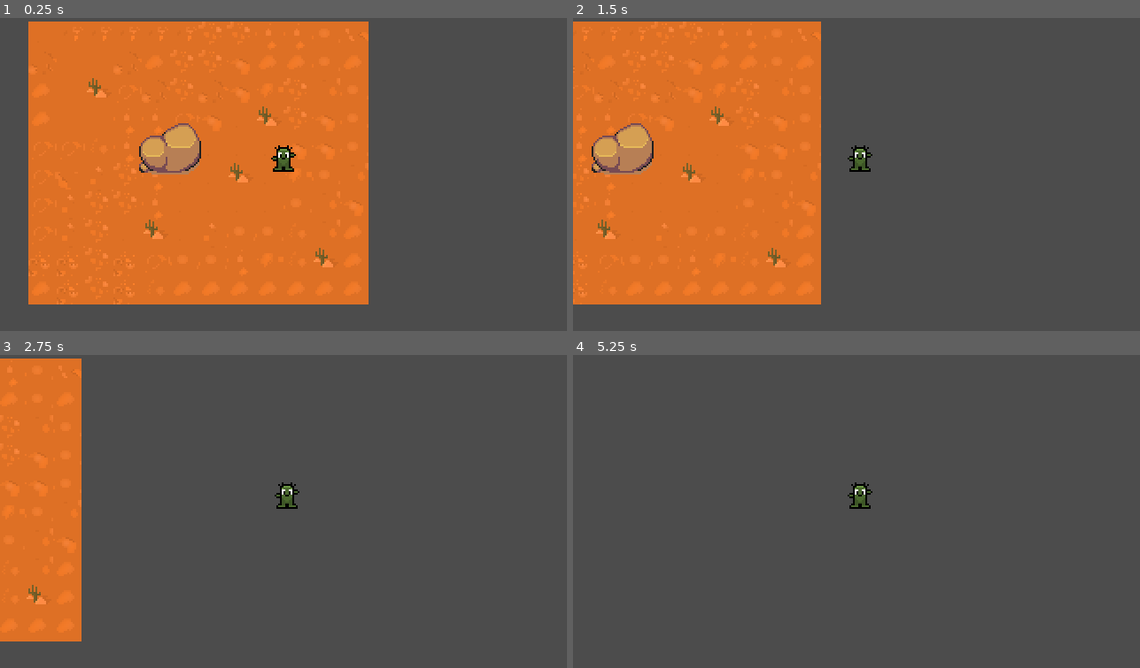
Above: before the commit, frames 1-4 (two rows, left to right).
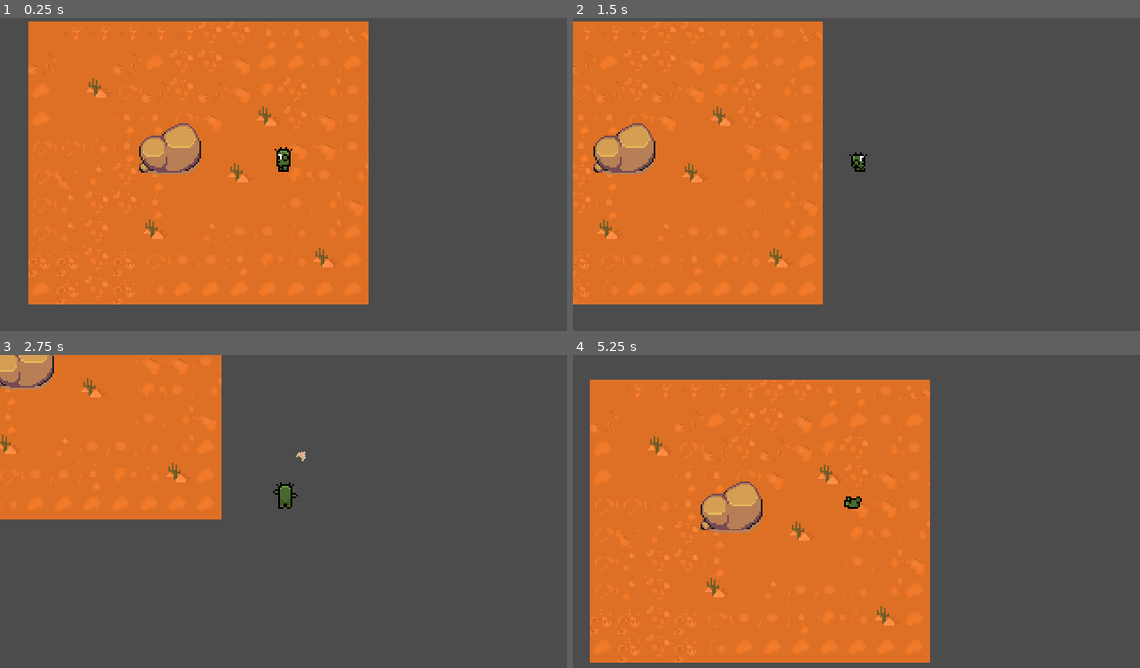
Above: after the commit, the same moments.

Repository: dsp125/CactusGame
Game: Godot game, scene res://World.tscn
Two runs of this game, one before a commit and one after it. Both use one fixed random seed, a clock stepped at 60 frames per second and the inputs below.
Inputs (mouse positions are in pixels of both pictures, inside the frame that each line leads up to):
- Up to frame 1 (0.25 s): no input
- Up to frame 2 (1.5 s): tap Enter at 0.5 s; move the mouse to (981, 161) at 0.52 s; press the mouse at (981, 161) at 0.53 s; hold Right (ui_right) 0.53-1.28 s; tap Space (ui_roll) at 0.6 s; move the mouse to (743, 193) at 1.27 s; release the mouse at (743, 193) at 1.28 s; hold Down (ui_down) from 1.28 s (still down); click (743, 193) at 1.35 s
- Up to frame 3 (2.75 s): tap Space (ui_roll) at 1.55, 2.1 s; move the mouse to (340, 442) at 2.02 s; release Down (ui_down) at 2.03 s; press the mouse at (340, 442) at 2.03 s; hold Right (ui_right) from 2.03 s (still down)
- Up to frame 4 (5.25 s): move the mouse to (828, 577) at 2.77 s; release Right (ui_right) at 2.78 s; release the mouse at (828, 577) at 2.78 s; hold Up (ui_up) 2.78-3.53 s; click (828, 577) at 2.85 s; tap Space (ui_roll) at 3.05, 3.6, 4.55, 5.1 s; move the mouse to (1026, 561) at 3.52 s; press the mouse at (1026, 561) at 3.53 s; hold Left (ui_left) 3.53-5.03 s; move the mouse to (686, 467) at 4.27 s; release the mouse at (686, 467) at 4.28 s; click (686, 467) at 4.35 s; move the mouse to (884, 514) at 5.02 s; press the mouse at (884, 514) at 5.03 s; hold Down (ui_down) from 5.03 s (still down)

The runs differ from the first frame. In frame 1, 0.1% of the frame differs, in the area x 47-53%, y 40-50%; in frame 2, 1.4%; in frame 3, 20%; in frame 4, 54%, in the area x 2-63%, y 7-99%.

Commit message:
Thorn Attack and Mouse controls

Diff:
--- /dev/null
+++ b/Hitboxes/Projectiles/Scripts/Thorn.gd
@@ -0,0 +1,27 @@
+extends Area2D
+
+export var speed = 200
+var direction = Vector2.ZERO
+
+func _physics_process(delta):
+	direction = Vector2.RIGHT.rotated(rotation)
+	global_position += direction * speed * delta
+
+
+func destroy():
+	queue_free()
+
+
+func _on_Area2D_area_entered(area):
+	print(area)
+	pass # Replace with function body.
+
+
+func _on_Area2D_body_entered(body):
+	print(body)
+	pass # Replace with function body.
+
+
+func _on_VisibilityNotifier2D_screen_exited():
+	print("leaving")
+	pass # Replace with function body.
--- /dev/null
+++ b/Hitboxes/Projectiles/Thorn.tscn
@@ -0,0 +1,24 @@
+[gd_scene load_steps=4 format=2]
+
+[ext_resource path="res://Sprites/TempThorn.png" type="Texture" id=1]
+[ext_resource path="res://Hitboxes/Projectiles/Scripts/Thorn.gd" type="Script" id=2]
+
+[sub_resource type="CircleShape2D" id=1]
+radius = 3.0
+
+[node name="Area2D" type="Area2D"]
+script = ExtResource( 2 )
+
+[node name="Sprite" type="Sprite" parent="."]
+texture = ExtResource( 1 )
+flip_h = true
+
+[node name="CollisionShape2D" type="CollisionShape2D" parent="."]
+shape = SubResource( 1 )
+
+[node name="VisibilityNotifier2D" type="VisibilityNotifier2D" parent="."]
+scale = Vector2( 0.3, 0.3 )
+
+[connection signal="area_entered" from="." to="." method="_on_Area2D_area_entered"]
+[connection signal="body_entered" from="." to="." method="_on_Area2D_body_entered"]
+[connection signal="screen_exited" from="VisibilityNotifier2D" to="." method="_on_VisibilityNotifier2D_screen_exited"]
--- a/Player/Player.gd
+++ b/Player/Player.gd
@@ -3,19 +3,26 @@
 const ACCEL = 400
 const MAX_SPD = 60
 const ROLL_SPEED = 75
+const ATTACK_SPEED = 45
 const FRICTION = 500
 
 var velocity = Vector2.ZERO
-var roll_vector = Vector2.DOWN
+var prev_vector = Vector2.DOWN #USED TO SAVE LAST FACING DIRECTION
+var direction_vector = get_global_mouse_position() - position
 
+#Scenes instantiated via player script
+export var REF_THORN = preload("res://Hitboxes/Projectiles/Thorn.tscn")
+
+#Animation Controllers
 onready var animationPlayer = $AnimationPlayer
 onready var animationTree = $AnimationTree
 onready var animationState = animationTree.get("parameters/playback")
+onready var thornSpawn = $ThornSpawn
 
 enum PlayerStates{
 	MOVE,
 	ROLL,
-	ATTACK
+	SHOOT
 }
 
 var state = PlayerStates.MOVE
@@ -28,41 +35,92 @@
 		PlayerStates.ROLL:
 			roll_state(delta)
 
-		PlayerStates.ATTACK:
-			pass
+		PlayerStates.SHOOT:
+			shoot_state(delta)
 
 func move_state(delta):
+	var input_vector = Vector2.ZERO
+	direction_vector = get_global_mouse_position() - position
+	input_vector.x = Input.get_action_strength("ui_right") - Input.get_action_strength("ui_left")
+	input_vector.y = Input.get_action_strength("ui_down") - Input.get_action_strength("ui_up")
+	input_vector = input_vector.normalized()
+
+	if input_vector != Vector2.ZERO:
+		prev_vector = input_vector
+		animationTree.set("parameters/Idle/blend_position", direction_vector)
+		animationTree.set("parameters/Walk/blend_position", direction_vector)
+		animationState.travel("Walk")
+		velocity = velocity.move_toward(input_vector * MAX_SPD, ACCEL * FRICTION * delta)
+
+	else:
+		animationTree.set("parameters/Idle/blend_position", direction_vector)
+		animationState.travel("Idle")
+		velocity = velocity.move_toward(Vector2.ZERO, FRICTION*delta)
+
+	move()
+
+	if Input.is_action_just_pressed("ui_roll"):
+		animationTree.set("parameters/Roll/blend_position", direction_vector)
+		state = PlayerStates.ROLL
+
+	if Input.is_action_pressed("ui_attack"):
+		if input_vector != Vector2.ZERO:
+			animationTree.set("parameters/AttackWalk/blend_position", input_vector)
+		else:
+			animationTree.set("parameters/AttackIdle/blend_position", direction_vector)
+		state = PlayerStates.SHOOT
+
+# ROLLING
+func roll_state(_delta):
+	velocity = prev_vector * ROLL_SPEED
+	animationState.travel("Roll")
+	move()
+
+func roll_animation_finished():
+	state = PlayerStates.MOVE
+
+# SHOOTING THORNS
+func shoot_thorn():
+	print("shooting thorn")
+	if REF_THORN:
+		var thorn = REF_THORN.instance()
+		get_tree().current_scene.add_child(thorn)
+		thorn.global_position = thornSpawn.global_position
+		thorn.rotation = direction_vector.angle()
+
+		#var thorn_rotation
+
+func shoot_state(_delta):
+	direction_vector = get_global_mouse_position() - position
 	var input_vector = Vector2.ZERO
 	input_vector.x = Input.get_action_strength("ui_right") - Input.get_action_strength("ui_left")
 	input_vector.y = Input.get_action_strength("ui_down") - Input.get_action_strength("ui_up")
 	input_vector = input_vector.normalized()
 
 	if input_vector != Vector2.ZERO:
-		roll_vector = input_vector
-		animationTree.set("parameters/Idle/blend_position", input_vector)
-		animationTree.set("parameters/Walk/blend_position", input_vector)
-		animationTree.set("parameters/Roll/blend_position", input_vector)
-		animationState.travel("Walk")
-		velocity = velocity.move_toward(input_vector * MAX_SPD, ACCEL * FRICTION * delta)
+		prev_vector = input_vector
+		animationTree.set("parameters/AttackIdle/blend_position", direction_vector)
+		animationTree.set("parameters/AttackWalk/blend_position", direction_vector)
+		animationTree.set("parameters/Roll/blend_position", direction_vector)
+		animationTree.set("parameters/Idle/blend_position", direction_vector)
+		animationTree.set("parameters/Walk/blend_position", direction_vector)
+		animationState.travel("AttackWalk")
+		velocity = velocity.move_toward(input_vector * ATTACK_SPEED, ACCEL * FRICTION * _delta)
 
 	else:
-		animationState.travel("Idle")
-		velocity = velocity.move_toward(Vector2.ZERO, FRICTION*delta)
+		animationTree.set("parameters/AttackIdle/blend_position", direction_vector)
+		animationState.travel("AttackIdle")
+		velocity = velocity.move_toward(Vector2.ZERO, FRICTION*_delta)
 
 	move()
 
 	if Input.is_action_just_pressed("ui_roll"):
-		animationTree.set("parameters/Roll/blend_position", roll_vector)
+		animationTree.set("parameters/Roll/blend_position", direction_vector)
 		state = PlayerStates.ROLL
 
+	if Input.is_action_just_released("ui_attack"):
+		state = PlayerStates.MOVE
 
-func roll_state(_delta):
-	velocity = roll_vector * ROLL_SPEED
-	animationState.travel("Roll")
-	move()
-
-func roll_animation_finished():
-	state = PlayerStates.MOVE
-
+# UPDATE PLAYER POSITION
 func move():
 	velocity = move_and_slide(velocity)
--- a/Player/Player.tscn
+++ b/Player/Player.tscn
@@ -402,6 +402,7 @@
 [sub_resource type="Animation" id=53]
 resource_name = "ThornDown"
 length = 0.6
+loop = true
 tracks/0/type = "value"
 tracks/0/path = NodePath("Sprite:frame")
 tracks/0/interp = 1
@@ -413,11 +414,41 @@
 "transitions": PoolRealArray( 1, 1, 1, 1, 1, 1 ),
 "update": 1,
 "values": [ 181, 182, 183, 184, 185, 186 ]
+}
+tracks/1/type = "method"
+tracks/1/path = NodePath(".")
+tracks/1/interp = 1
+tracks/1/loop_wrap = true
+tracks/1/imported = false
+tracks/1/enabled = true
+tracks/1/keys = {
+"times": PoolRealArray( 0.1, 0.4 ),
+"transitions": PoolRealArray( 1, 1 ),
+"values": [ {
+"args": [  ],
+"method": "shoot_thorn"
+}, {
+"args": [  ],
+"method": "shoot_thorn"
+} ]
+}
+tracks/2/type = "value"
+tracks/2/path = NodePath("ThornSpawn:position")
+tracks/2/interp = 1
+tracks/2/loop_wrap = true
+tracks/2/imported = false
+tracks/2/enabled = true
+tracks/2/keys = {
+"times": PoolRealArray( 0 ),
+"transitions": PoolRealArray( 1 ),
+"update": 1,
+"values": [ Vector2( 0, -4 ) ]
 }
 
 [sub_resource type="Animation" id=54]
 resource_name = "ThornIdleDown"
 length = 0.6
+loop = true
 tracks/0/type = "value"
 tracks/0/path = NodePath("Sprite:frame")
 tracks/0/interp = 1
@@ -429,11 +460,41 @@
 "transitions": PoolRealArray( 1, 1, 1, 1, 1, 1 ),
 "update": 1,
 "values": [ 226, 227, 228, 229, 230, 231 ]
+}
+tracks/1/type = "method"
+tracks/1/path = NodePath(".")
+tracks/1/interp = 1
+tracks/1/loop_wrap = true
+tracks/1/imported = false
+tracks/1/enabled = true
+tracks/1/keys = {
+"times": PoolRealArray( 0.1, 0.4 ),
+"transitions": PoolRealArray( 1, 1 ),
+"values": [ {
+"args": [  ],
+"method": "shoot_thorn"
+}, {
+"args": [  ],
+"method": "shoot_thorn"
+} ]
+}
+tracks/2/type = "value"
+tracks/2/path = NodePath("ThornSpawn:position")
+tracks/2/interp = 1
+tracks/2/loop_wrap = true
+tracks/2/imported = false
+tracks/2/enabled = true
+tracks/2/keys = {
+"times": PoolRealArray( 0 ),
+"transitions": PoolRealArray( 1 ),
+"update": 1,
+"values": [ Vector2( 0, -4 ) ]
 }
 
 [sub_resource type="Animation" id=55]
 resource_name = "ThornIdleRight"
 length = 0.6
+loop = true
 tracks/0/type = "value"
 tracks/0/path = NodePath("Sprite:frame")
 tracks/0/interp = 1
@@ -445,11 +506,41 @@
 "transitions": PoolRealArray( 1, 1, 1, 1, 1, 1 ),
 "update": 1,
 "values": [ 217, 218, 219, 220, 221, 222 ]
+}
+tracks/1/type = "method"
+tracks/1/path = NodePath(".")
+tracks/1/interp = 1
+tracks/1/loop_wrap = true
+tracks/1/imported = false
+tracks/1/enabled = true
+tracks/1/keys = {
+"times": PoolRealArray( 0.1, 0.4 ),
+"transitions": PoolRealArray( 1, 1 ),
+"values": [ {
+"args": [  ],
+"method": "shoot_thorn"
+}, {
+"args": [  ],
+"method": "shoot_thorn"
+} ]
+}
+tracks/2/type = "value"
+tracks/2/path = NodePath("ThornSpawn:position")
+tracks/2/interp = 1
+tracks/2/loop_wrap = true
+tracks/2/imported = false
+tracks/2/enabled = true
+tracks/2/keys = {
+"times": PoolRealArray( 0 ),
+"transitions": PoolRealArray( 1 ),
+"update": 1,
+"values": [ Vector2( 6, -10 ) ]
 }
 
 [sub_resource type="Animation" id=56]
 resource_name = "ThornIdleUp"
 length = 0.6
+loop = true
 tracks/0/type = "value"
 tracks/0/path = NodePath("Sprite:frame")
 tracks/0/interp = 1
@@ -461,11 +552,41 @@
 "transitions": PoolRealArray( 1, 1, 1, 1, 1, 1 ),
 "update": 1,
 "values": [ 235, 236, 237, 238, 239, 240 ]
+}
+tracks/1/type = "method"
+tracks/1/path = NodePath(".")
+tracks/1/interp = 1
+tracks/1/loop_wrap = true
+tracks/1/imported = false
+tracks/1/enabled = true
+tracks/1/keys = {
+"times": PoolRealArray( 0.1, 0.4 ),
+"transitions": PoolRealArray( 1, 1 ),
+"values": [ {
+"args": [  ],
+"method": "shoot_thorn"
+}, {
+"args": [  ],
+"method": "shoot_thorn"
+} ]
+}
+tracks/2/type = "value"
+tracks/2/path = NodePath("ThornSpawn:position")
+tracks/2/interp = 1
+tracks/2/loop_wrap = true
+tracks/2/imported = false
+tracks/2/enabled = true
+tracks/2/keys = {
+"times": PoolRealArray( 0 ),
+"transitions": PoolRealArray( 1 ),
+"update": 1,
+"values": [ Vector2( 0, -15 ) ]
 }
 
 [sub_resource type="Animation" id=57]
 resource_name = "ThornLeft"
 length = 0.6
+loop = true
 tracks/0/type = "value"
 tracks/0/path = NodePath("Sprite:frame")
 tracks/0/interp = 1
@@ -477,11 +598,41 @@
 "transitions": PoolRealArray( 1, 1, 1, 1, 1, 1 ),
 "update": 1,
 "values": [ 190, 191, 192, 193, 194, 195 ]
+}
+tracks/1/type = "method"
+tracks/1/path = NodePath(".")
+tracks/1/interp = 1
+tracks/1/loop_wrap = true
+tracks/1/imported = false
+tracks/1/enabled = true
+tracks/1/keys = {
+"times": PoolRealArray( 0.1, 0.4 ),
+"transitions": PoolRealArray( 1, 1 ),
+"values": [ {
+"args": [  ],
+"method": "shoot_thorn"
+}, {
+"args": [  ],
+"method": "shoot_thorn"
+} ]
+}
+tracks/2/type = "value"
+tracks/2/path = NodePath("ThornSpawn:position")
+tracks/2/interp = 1
+tracks/2/loop_wrap = true
+tracks/2/imported = false
+tracks/2/enabled = true
+tracks/2/keys = {
+"times": PoolRealArray( 0 ),
+"transitions": PoolRealArray( 1 ),
+"update": 1,
+"values": [ Vector2( -6, -10 ) ]
 }
 
 [sub_resource type="Animation" id=58]
 resource_name = "ThornLeftIdle"
 length = 0.6
+loop = true
 tracks/0/type = "value"
 tracks/0/path = NodePath("Sprite:frame")
 tracks/0/interp = 1
@@ -493,11 +644,41 @@
 "transitions": PoolRealArray( 1, 1, 1, 1, 1, 1 ),
 "update": 1,
 "values": [ 208, 209, 210, 211, 212, 213 ]
+}
+tracks/1/type = "method"
+tracks/1/path = NodePath(".")
+tracks/1/interp = 1
+tracks/1/loop_wrap = true
+tracks/1/imported = false
+tracks/1/enabled = true
+tracks/1/keys = {
+"times": PoolRealArray( 0.1, 0.4 ),
+"transitions": PoolRealArray( 1, 1 ),
+"values": [ {
+"args": [  ],
+"method": "shoot_thorn"
+}, {
+"args": [  ],
+"method": "shoot_thorn"
+} ]
+}
+tracks/2/type = "value"
+tracks/2/path = NodePath("ThornSpawn:position")
+tracks/2/interp = 1
+tracks/2/loop_wrap = true
+tracks/2/imported = false
+tracks/2/enabled = true
+tracks/2/keys = {
+"times": PoolRealArray( 0 ),
+"transitions": PoolRealArray( 1 ),
+"update": 1,
+"values": [ Vector2( -6, -10 ) ]
 }
 
 [sub_resource type="Animation" id=59]
 resource_name = "ThornRight"
 length = 0.6
+loop = true
 tracks/0/type = "value"
 tracks/0/path = NodePath("Sprite:frame")
 tracks/0/interp = 1
@@ -509,11 +690,41 @@
 "transitions": PoolRealArray( 1, 1, 1, 1, 1, 1 ),
 "update": 1,
 "values": [ 172, 173, 174, 175, 176, 177 ]
+}
+tracks/1/type = "method"
+tracks/1/path = NodePath(".")
+tracks/1/interp = 1
+tracks/1/loop_wrap = true
+tracks/1/imported = false
+tracks/1/enabled = true
+tracks/1/keys = {
+"times": PoolRealArray( 0.1, 0.4 ),
+"transitions": PoolRealArray( 1, 1 ),
+"values": [ {
+"args": [  ],
+"method": "shoot_thorn"
+}, {
+"args": [  ],
+"method": "shoot_thorn"
+} ]
+}
+tracks/2/type = "value"
+tracks/2/path = NodePath("ThornSpawn:position")
+tracks/2/interp = 1
+tracks/2/loop_wrap = true
+tracks/2/imported = false
+tracks/2/enabled = true
+tracks/2/keys = {
+"times": PoolRealArray( 0 ),
+"transitions": PoolRealArray( 1 ),
+"update": 1,
+"values": [ Vector2( 6, -10 ) ]
 }
 
 [sub_resource type="Animation" id=60]
 resource_name = "ThornUp"
 length = 0.6
+loop = true
 tracks/0/type = "value"
 tracks/0/path = NodePath("Sprite:frame")
 tracks/0/interp = 1
@@ -525,6 +736,35 @@
 "transitions": PoolRealArray( 1, 1, 1, 1, 1, 1 ),
 "update": 1,
 "values": [ 199, 200, 201, 202, 203, 204 ]
+}
+tracks/1/type = "method"
+tracks/1/path = NodePath(".")
+tracks/1/interp = 1
+tracks/1/loop_wrap = true
+tracks/1/imported = false
+tracks/1/enabled = true
+tracks/1/keys = {
+"times": PoolRealArray( 0.1, 0.4 ),
+"transitions": PoolRealArray( 1, 1 ),
+"values": [ {
+"args": [  ],
+"method": "shoot_thorn"
+}, {
+"args": [  ],
+"method": "shoot_thorn"
+} ]
+}
+tracks/2/type = "value"
+tracks/2/path = NodePath("ThornSpawn:position")
+tracks/2/interp = 1
+tracks/2/loop_wrap = true
+tracks/2/imported = false
+tracks/2/enabled = true
+tracks/2/keys = {
+"times": PoolRealArray( 0 ),
+"transitions": PoolRealArray( 1 ),
+"update": 1,
+"values": [ Vector2( 0, -15 ) ]
 }
 
 [sub_resource type="Animation" id=11]
@@ -594,6 +834,50 @@
 "update": 1,
 "values": [ 19, 20, 21, 22, 23, 24 ]
 }
+
+[sub_resource type="AnimationNodeAnimation" id=65]
+animation = "ThornLeftIdle"
+
+[sub_resource type="AnimationNodeAnimation" id=66]
+animation = "ThornIdleDown"
+
+[sub_resource type="AnimationNodeAnimation" id=67]
+animation = "ThornIdleRight"
+
+[sub_resource type="AnimationNodeAnimation" id=68]
+animation = "ThornIdleUp"
+
+[sub_resource type="AnimationNodeBlendSpace2D" id=69]
+blend_point_0/node = SubResource( 65 )
+blend_point_0/pos = Vector2( -1, 0 )
+blend_point_1/node = SubResource( 66 )
+blend_point_1/pos = Vector2( 0, 1 )
+blend_point_2/node = SubResource( 67 )
+blend_point_2/pos = Vector2( 1, 0 )
+blend_point_3/node = SubResource( 68 )
+blend_point_3/pos = Vector2( 0, -1 )
+
+[sub_resource type="AnimationNodeAnimation" id=75]
+animation = "ThornLeft"
+
+[sub_resource type="AnimationNodeAnimation" id=76]
+animation = "ThornDown"
+
+[sub_resource type="AnimationNodeAnimation" id=77]
+animation = "ThornRight"
+
+[sub_resource type="AnimationNodeAnimation" id=78]
+animation = "ThornUp"
+
+[sub_resource type="AnimationNodeBlendSpace2D" id=70]
+blend_point_0/node = SubResource( 75 )
+blend_point_0/pos = Vector2( -1, 0 )
+blend_point_1/node = SubResource( 76 )
+blend_point_1/pos = Vector2( 0, 1 )
+blend_point_2/node = SubResource( 77 )
+blend_point_2/pos = Vector2( 1, 0 )
+blend_point_3/node = SubResource( 78 )
+blend_point_3/pos = Vector2( 0, -1 )
 
 [sub_resource type="AnimationNodeAnimation" id=16]
 animation = "Idle Left"
@@ -673,16 +957,32 @@
 
 [sub_resource type="AnimationNodeStateMachineTransition" id=42]
 
+[sub_resource type="AnimationNodeStateMachineTransition" id=71]
+
+[sub_resource type="AnimationNodeStateMachineTransition" id=72]
+
+[sub_resource type="AnimationNodeStateMachineTransition" id=73]
+
+[sub_resource type="AnimationNodeStateMachineTransition" id=74]
+
+[sub_resource type="AnimationNodeStateMachineTransition" id=79]
+
+[sub_resource type="AnimationNodeStateMachineTransition" id=80]
+
 [sub_resource type="AnimationNodeStateMachine" id=27]
+states/AttackIdle/node = SubResource( 69 )
+states/AttackIdle/position = Vector2( 368, -22.3403 )
+states/AttackWalk/node = SubResource( 70 )
+states/AttackWalk/position = Vector2( 564, -22.3403 )
 states/Idle/node = SubResource( 20 )
 states/Idle/position = Vector2( 368, 81 )
 states/Roll/node = SubResource( 35 )
 states/Roll/position = Vector2( 368, 193.382 )
 states/Walk/node = SubResource( 25 )
 states/Walk/position = Vector2( 564, 81 )
-transitions = [ "Idle", "Walk", SubResource( 26 ), "Idle", "Roll", SubResource( 38 ), "Walk", "Idle", SubResource( 41 ), "Roll", "Idle", SubResource( 42 ) ]
+transitions = [ "Idle", "Walk", SubResource( 26 ), "Idle", "Roll", SubResource( 38 ), "Walk", "Idle", SubResource( 41 ), "Roll", "Idle", SubResource( 42 ), "Idle", "AttackIdle", SubResource( 71 ), "AttackIdle", "Idle", SubResource( 72 ), "AttackWalk", "Walk", SubResource( 73 ), "Walk", "AttackWalk", SubResource( 74 ), "AttackIdle", "AttackWalk", SubResource( 79 ), "AttackWalk", "AttackIdle", SubResource( 80 ) ]
 start_node = "Idle"
-graph_offset = Vector2( -330.161, -27.7487 )
+graph_offset = Vector2( -330.161, -90.8272 )
 
 [sub_resource type="AnimationNodeStateMachinePlayback" id=28]
 
@@ -692,9 +992,6 @@
 
 [node name="Player" type="KinematicBody2D"]
 script = ExtResource( 1 )
-__meta__ = {
-"_edit_group_": true
-}
 
 [node name="Sprite" type="Sprite" parent="."]
 position = Vector2( 0, -11 )
@@ -744,7 +1041,10 @@
 [node name="AnimationTree" type="AnimationTree" parent="."]
 tree_root = SubResource( 27 )
 anim_player = NodePath("../AnimationPlayer")
+active = true
 parameters/playback = SubResource( 28 )
+parameters/AttackIdle/blend_position = Vector2( 0, 0 )
+parameters/AttackWalk/blend_position = Vector2( 0, 0 )
 parameters/Idle/blend_position = Vector2( 0, 0.619266 )
 parameters/Roll/blend_position = Vector2( 0, 0.7173 )
 parameters/Walk/blend_position = Vector2( 0.0047543, 0.594828 )
@@ -755,4 +1055,7 @@
 position = Vector2( 0, -11 )
 shape = SubResource( 61 )
 
+[node name="ThornSpawn" type="Position2D" parent="."]
+position = Vector2( 0, -15 )
+
 [editable path="Hurtbox"]
--- a/project.godot
+++ b/project.godot
@@ -84,6 +84,11 @@
 "events": [ Object(InputEventKey,"resource_local_to_scene":false,"resource_name":"","device":0,"alt":false,"shift":false,"control":false,"meta":false,"command":false,"pressed":false,"scancode":32,"physical_scancode":0,"unicode":0,"echo":false,"script":null)
  ]
 }
+ui_attack={
+"deadzone": 0.5,
+"events": [ Object(InputEventMouseButton,"resource_local_to_scene":false,"resource_name":"","device":0,"alt":false,"shift":false,"control":false,"meta":false,"command":false,"button_mask":0,"position":Vector2( 0, 0 ),"global_position":Vector2( 0, 0 ),"factor":1.0,"button_index":1,"canceled":false,"pressed":false,"doubleclick":false,"script":null)
+ ]
+}
 
 [layer_names]
 
Not shown: 1 places in Player/Player.tscn that only renumber resources
Binary file added: Sprites/TempThorn.png
Not shown, added: Sprites/TempThorn.png.import
